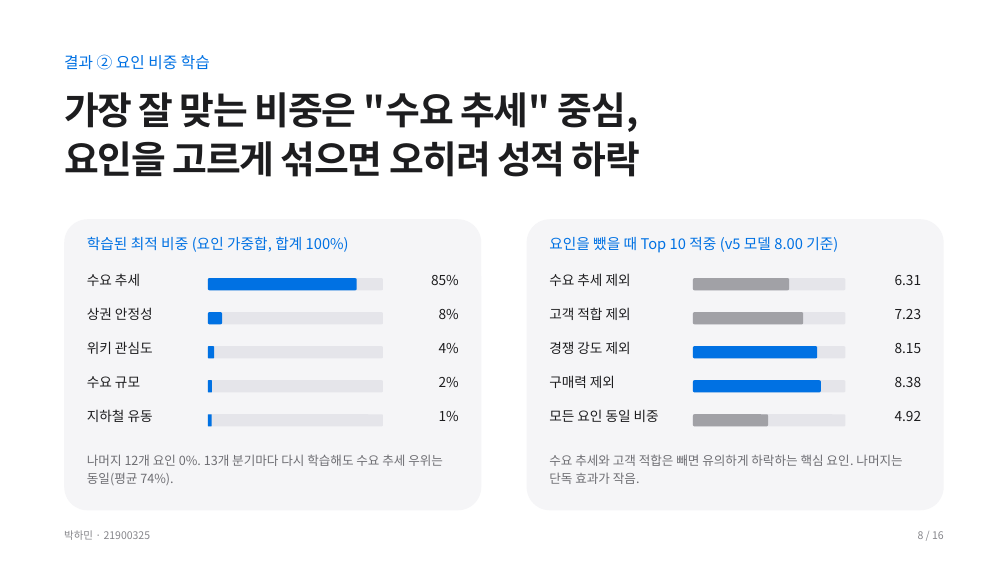
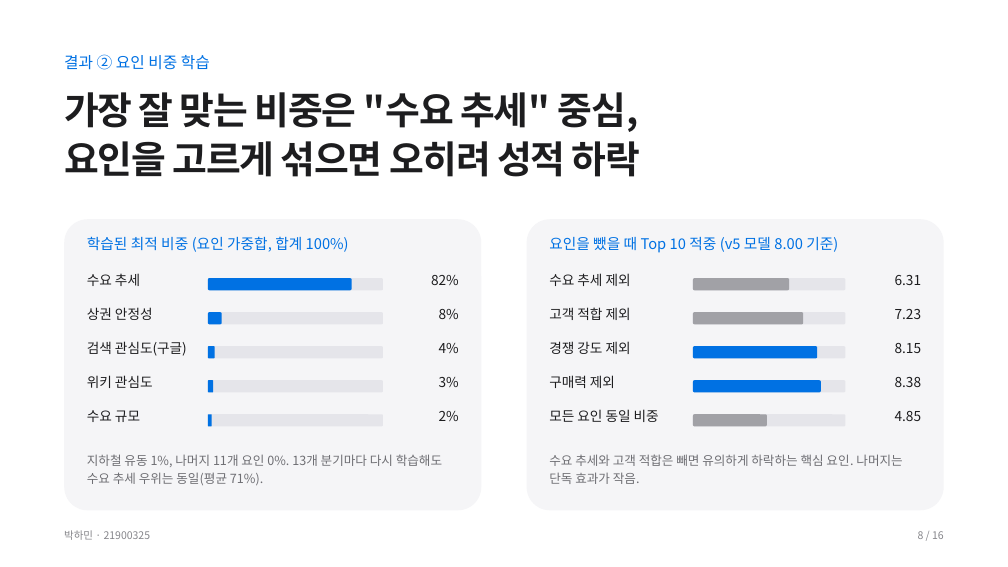
Before and after one commit to noromanticseoul/mystore, a slide deck: slide 8 of docs/어디입게_최종발표.pptx. Drawn at 1008x567 pixels with LibreOffice and Linux fonts; fonts in the diff are those of the drawing. Boxes give left, top, right and bottom in pixels: in the first picture for what was removed or moved away, otherwise in the second. Text is boxed around its words. In the diff, an @@ line names an element or a change of style, - is before the commit and + after.

```diff
--- a/docs/어디입게_최종발표.pptx
+++ b/docs/어디입게_최종발표.pptx
@@ rounded rectangle resized from (x1=208, y1=278, x2=357, y2=290) to (x1=208, y1=278, x2=352, y2=290) @@
@@ text at (x1=431, y1=275, x2=459, y2=285): text changed @@
-85%
+82%
@@ text at (x1=87, y1=341, x2=187, y2=356): text changed @@
-위키 관심도
+검색 관심도(구글)
@@ text added at (x1=87, y1=375, x2=153, y2=388), 13 pt, text #1D1D1F @@
+위키 관심도
@@ text "수요 규모" moved from (x1=87, y1=376, x2=140, y2=388) to (x1=87, y1=410, x2=140, y2=422) @@
@@ text removed at (x1=87, y1=409, x2=153, y2=422) @@
-지하철 유동
@@ text "2%" moved from (x1=439, y1=377, x2=459, y2=387) to (x1=439, y1=411, x2=459, y2=421) @@
@@ text removed at (x1=439, y1=411, x2=459, y2=421) @@
-1%
@@ text at (x1=895, y1=411, x2=921, y2=421): text changed @@
-4.92
+4.85
@@ text at (x1=87, y1=454, x2=442, y2=485): text changed @@
-나머지 12개 요인 0%. 13개 분기마다 다시 학습해도 수요 추세 우위는 동일(평균 74%).
+지하철 유동 1%, 나머지 11개 요인 0%. 13개 분기마다 다시 학습해도 수요 추세 우위는 동일(평균 71%).
```
Also in this commit, not shown: 3 other slides changed, 8 other files.
